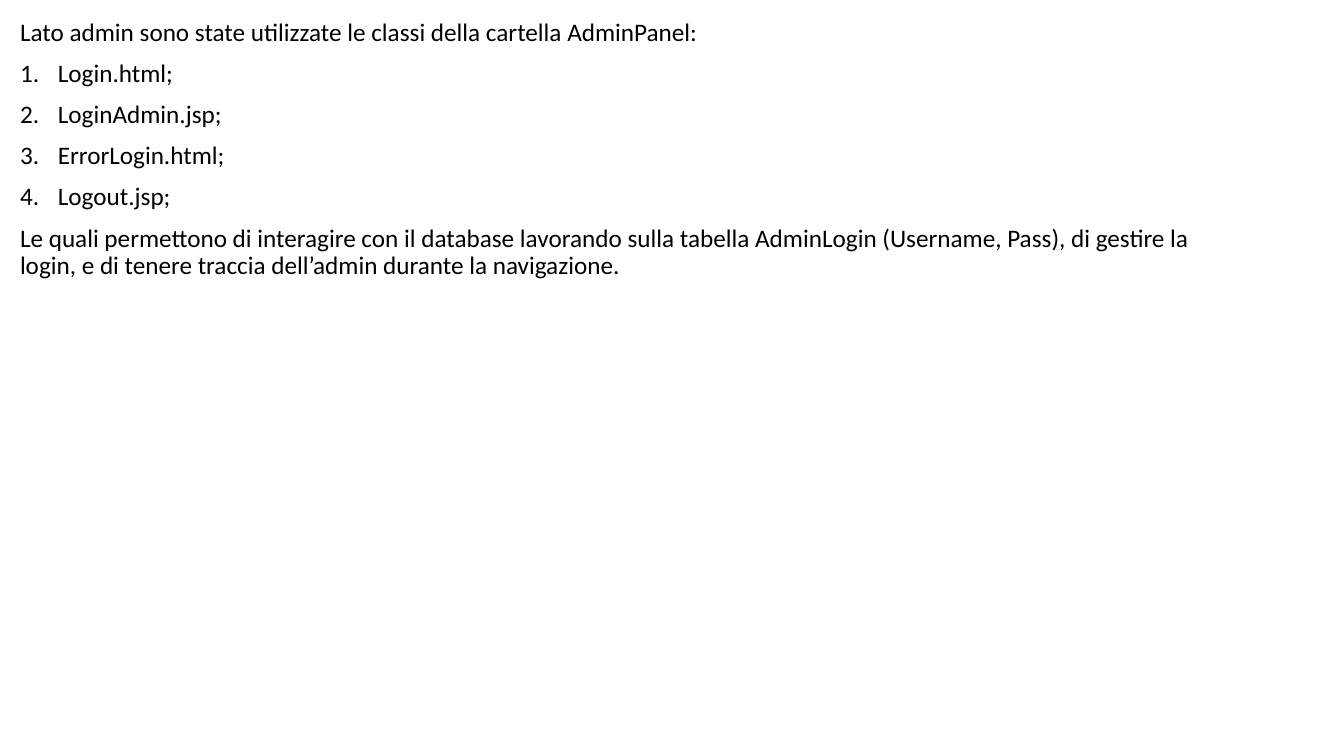
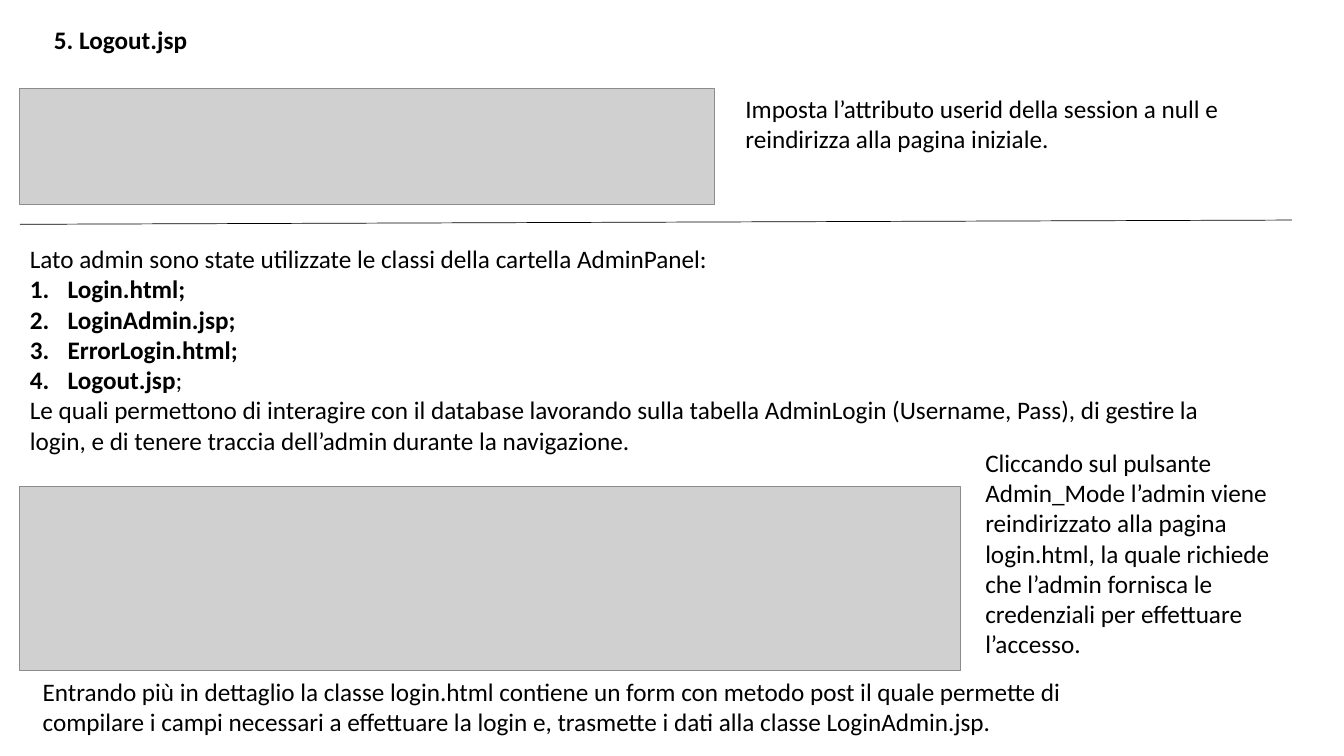
Before and after one commit to EugeHysa/VirtualPCConfiguration, a slide deck: slide 8 of Presentazione nino.pptx (slide 4 before the commit). Drawn at 1344x756 pixels with LibreOffice and Linux fonts; fonts in the diff are those of the drawing; grey boxes stand for pictures. Boxes give left, top, right and bottom in pixels: in the first picture for what was removed or moved away, otherwise in the second. Text is boxed around its words. In the diff, an @@ line names an element or a change of style, - is before the commit and + after.

```diff
--- a/Presentazione nino.pptx
+++ b/Presentazione nino.pptx
@@ text added at bbox=[54, 31, 187, 54], 18 pt, text #000000, bold @@
+5. Logout.jsp
@@ picture added at bbox=[20, 89, 715, 205] @@
@@ text added at bbox=[745, 100, 1218, 153], 18 pt, text #000000 @@
+Imposta l’attributo userid della session a null e reindirizza alla pagina iniziale.
@@ text "Lato admin sono state utilizzate ...": place and size @@
-text "Lato admin sono state utilizzate ..." at bbox=[20, 23, 1188, 279]
+text "Lato admin sono state utilizzate ..." at bbox=[30, 250, 1198, 455]
@@ text "Lato admin sono state utilizzate ..." at bbox=[30, 250, 1198, 455]: bold on in "Login.html;", "LoginAdmin.jsp;", "ErrorLogin.html;", "Logout.jsp;"; line spacing 0.9 to 1; less space between paragraphs @@
@@ line added from (20, 225) to (1293, 220), #000000 0.5 pt @@
@@ text added at bbox=[985, 454, 1269, 654], 18 pt, text #000000 @@
+Cliccando sul pulsante Admin_Mode l’admin viene reindirizzato alla pagina login.html, la quale richiede che l’admin fornisca le credenziali per effettuare l’accesso.
@@ picture added at bbox=[20, 487, 961, 671] @@
@@ text added at bbox=[43, 683, 1060, 736], 18 pt, text #000000 @@
+Entrando più in dettaglio la classe login.html contiene un form con metodo post il quale permette di compilare i campi necessari a effettuare la login e, trasmette i dati alla classe LoginAdmin.jsp.
```
Also in this commit, not shown: 3 other slides changed, 5 slides added.
